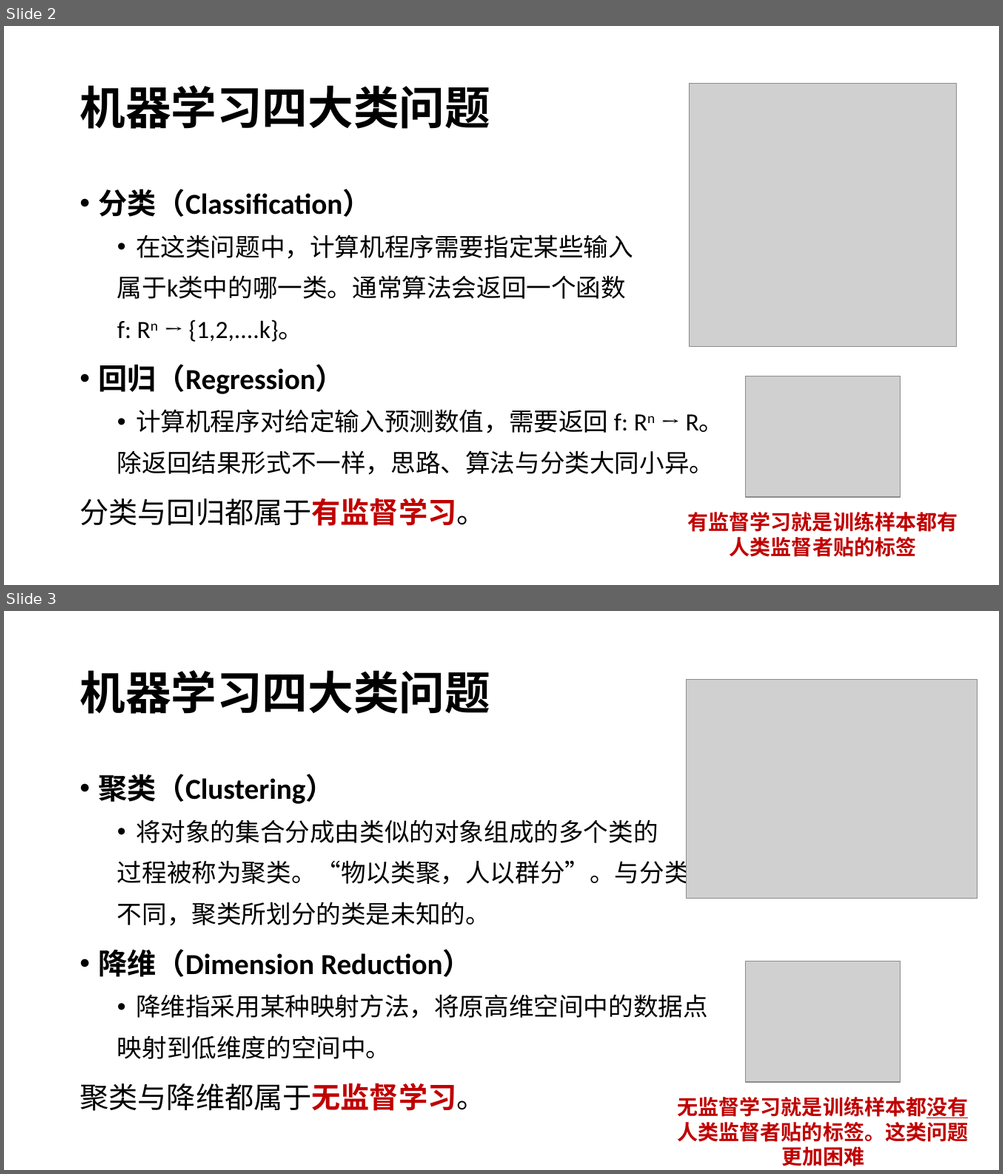
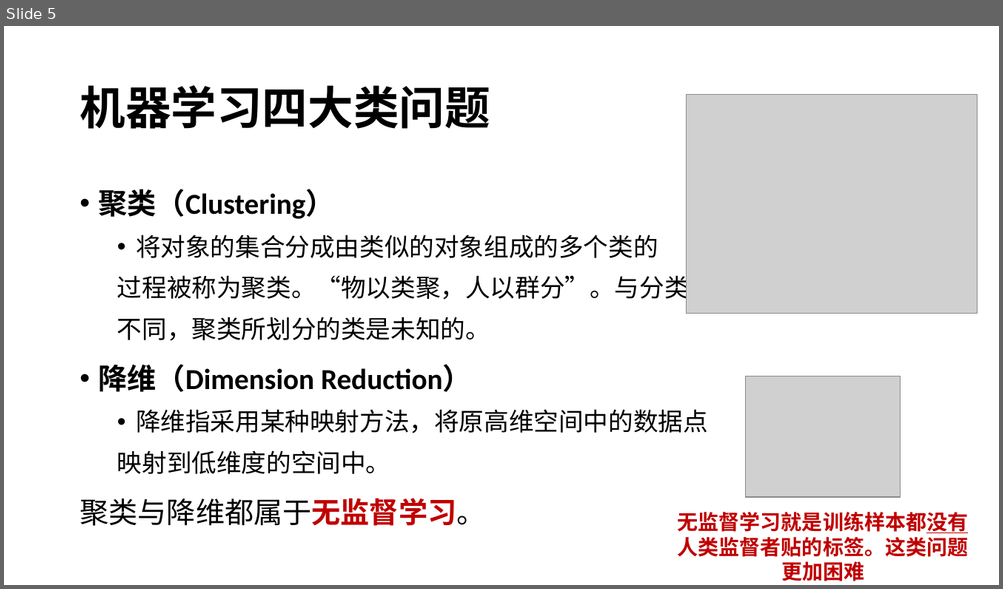
Before and after one commit to xiaodongli1986/teaching_AI, a slide deck: week5_ml_concepts.pptx. Shown one above the other, each under a label of ours: slides 2 and 3 before the commit, slide 5 after it. The pictures are 1003x1174 and 1003x589 pixels, drawn with LibreOffice and Linux fonts; fonts in the diff are those of the drawing; grey boxes stand for pictures. Boxes give left, top, right and bottom in pixels: in the first picture for what was removed or moved away, otherwise in the second. Text is boxed around its words. In the diff, an @@ line names an element or a change of style, - is before the commit and + after.

```diff
--- a/week5_ml_concepts.pptx
+++ b/week5_ml_concepts.pptx
@@ slide 2 removed at [4,26,999,585], background #FFFFFF @@
@@ title removed at [79,85,489,129] @@
-机器学习四大类问题
@@ picture removed at [689,84,956,348] @@
@@ text removed at [79,189,724,526] @@
-• 分类（Classification）
-  • 在这类问题中，计算机程序需要指定某些输入
-  属于k类中的哪一类。通常算法会返回一个函数
-  f: Rn → {1,2,....k}。
-• 回归（Regression）
-  • 计算机程序对给定输入预测数值，需要返回 f: Rn → R。
-  除返回结果形式不一样，思路、算法与分类大同小异。
-分类与回归都属于有监督学习。
@@ picture removed at [745,377,901,497] @@
@@ text removed at [688,512,958,557] @@
-有监督学习就是训练样本都有
-人类监督者贴的标签
@@ what was slide 3 is now slide 5 @@
```
Also in this commit, not shown: 1 slide changed, 3 slides added, 1 other file.
